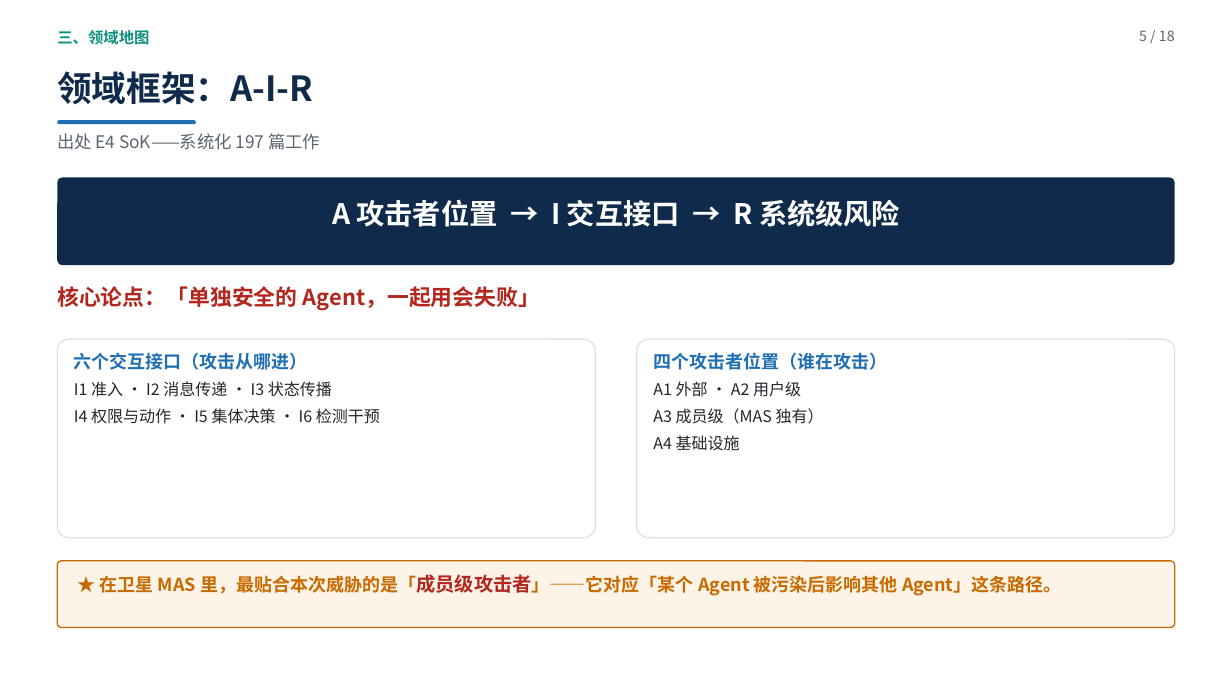
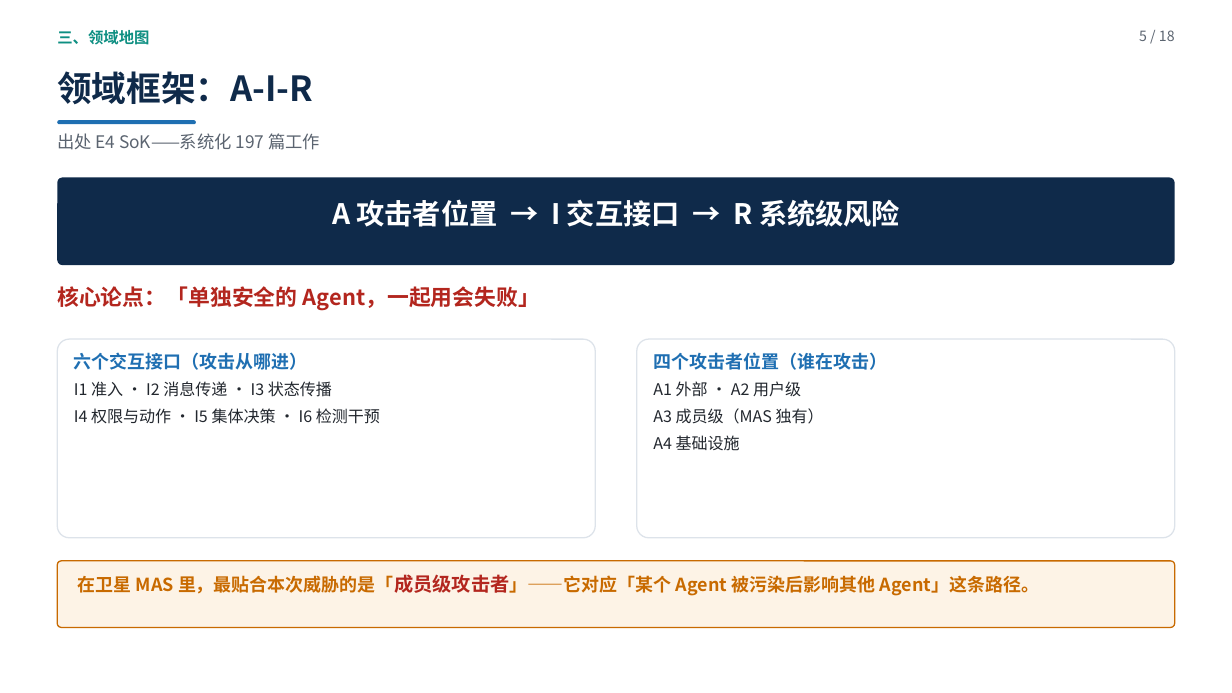
Before and after one commit to yiiiiiii1/multi-agent-remote-sensing, a slide deck: slide 5 of 阶段2-卫星多智能体防御/presentations/新方向调研汇报.pptx. Drawn at 1232x693 pixels with LibreOffice and Linux fonts; fonts in the diff are those of the drawing. Boxes give left, top, right and bottom in pixels: in the first picture for what was removed or moved away, otherwise in the second. Text is boxed around its words. In the diff, an @@ line names an element or a change of style, - is before the commit and + after.

```diff
--- a/阶段2-卫星多智能体防御/presentations/新方向调研汇报.pptx
+++ b/阶段2-卫星多智能体防御/presentations/新方向调研汇报.pptx
@@ text at <box>78,574,1040,596</box>: text changed @@
-★ 在卫星 MAS 里，最贴合本次威胁的是「成员级攻击者」——它对应「某个 Agent 被污染后影响其他 Agent」这条路径。
+在卫星 MAS 里，最贴合本次威胁的是「成员级攻击者」——它对应「某个 Agent 被污染后影响其他 Agent」这条路径。
```
Also in this commit, not shown: 13 other slides changed, 2 other files.
